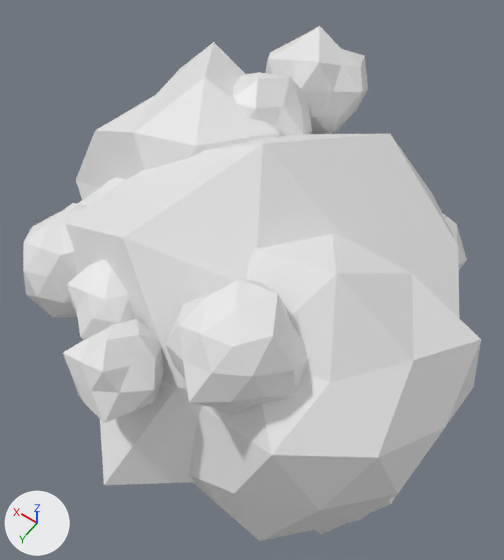
An edit to the glTF model models/world/bush-bougainvillea.glb, drawn before and after from the same camera.
Rendered twice from a 50 mm camera at (-0.782, 1.143, 2.462) aimed at (0.059, -0.034, 0.612). Lighting does not change. The marker at lower left points along +X, +Y and +Z. The picture after the commit comes second. Vertices at exactly the same position are counted once.

Names of what the first picture shows: 'bush-bougainvillea'.
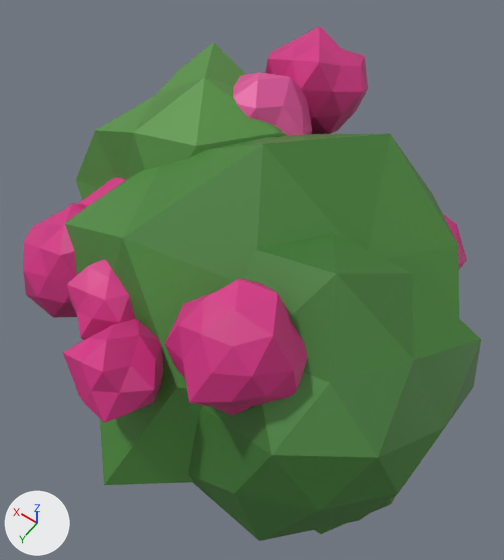
Boxes (x1, y1, x2, y2) around the edits, measured in the pictures (504 x 560 px):
'bush-bougainvillea', recoloured (darker)
    both: (23, 26, 481, 541)

What changed in the scene script:
```text
Change mat_vc:
    add n2 = _N.new('ShaderNodeMix'); n2.name = 'Mix'
    add n2.data_type = 'RGBA'
    add n2.blend_type = 'MULTIPLY'
    add n2.inputs[0].default_value = 1.0  # 'Factor'
    add n2.inputs[7].default_value = (0.8, 0.8, 0.8, 1.0)  # 'B', white #e7e7e7
    add n3 = _N.new('ShaderNodeVertexColor'); n3.name = 'Color Attribute'
    where n0 = _N.new('ShaderNodeBsdfPrincipled'); n0.name = 'Principled BSDF'
    add _L.new(n2.outputs[2], n0.inputs[0])  # 'Result' to 'Base Color'
    add _L.new(n3.outputs[0], n2.inputs[6])  # 'Color' to 'A'
Change me_mesh_0:
    where me_mesh_0.from_pydata(...)  # 714 vertices, 1360 faces; spans x -0.72..0.76, y -0.79..0.77, z -0.1..1.26
    used by ob_bush_bougainvillea; location = (0.0, 0.0, 0.0)
    me_mesh_0 part 1: vertex colours changed
```
